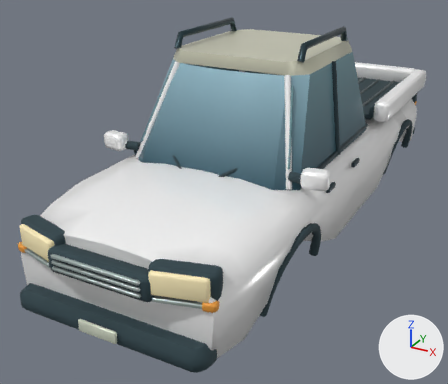
Renders of the glTF model assets/models/vehicles/mesa.glb from each side of a commit.
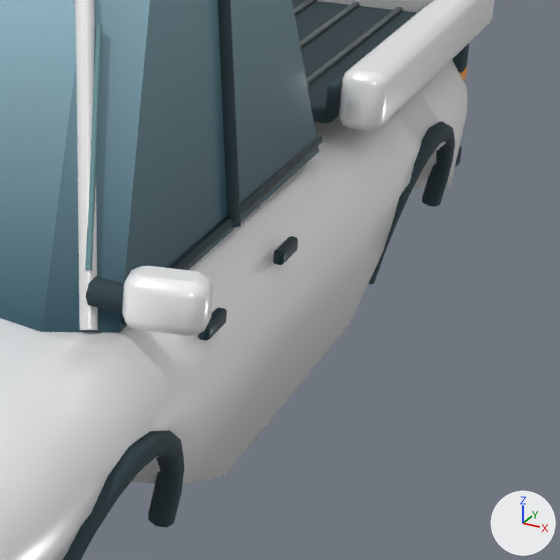
Each version is shown whole from a 50 mm camera at (2.2, -4.96, 2.73) aimed at (-0.27, -0.47, 0.49), then close up on the part from 58% to 100% of the width and 20% to 70% of the height. The lights are fixed; the arrows at lower right show +X, +Y and +Z. The last two pictures show the newer version. Vertices at exactly the same position are counted once.

The first close-up shows 'Chassis' and 1 more.
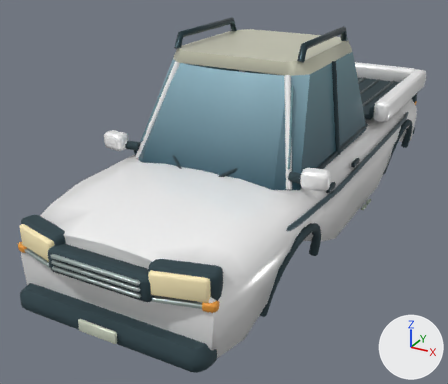
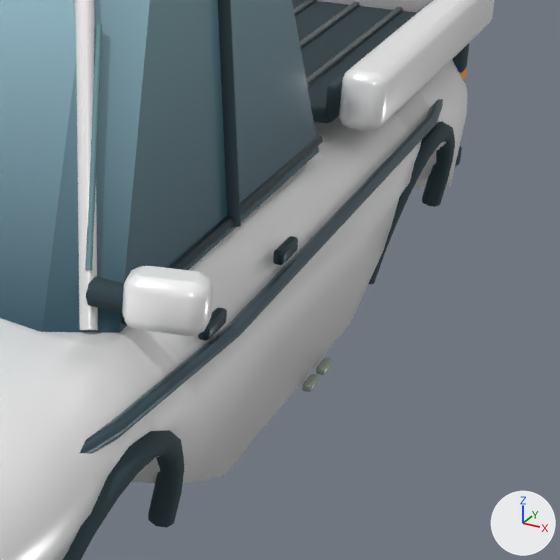
Where the change shows, as pixel boxes [x1, y1, x2, y2] in the close-ups (560 x 560 px):
part 1 of me_chassis, added: after [316, 357, 333, 375]
part 2 of me_chassis, added: after [302, 374, 319, 392]
part 3 of me_chassis, added: after [80, 99, 443, 454]
part 4 of me_chassis, edited (looks the same): [0, 0, 467, 505] in both

What changed in the scene script:
```text
Change me_chassis:
    used by ob_chassis; location = (0.0, 0.0, 0.0)
    remove me_chassis.from_pydata(...)  # 3673 vertices, 7102 faces; spans x -0.95..0.95, y -2.58..2.56, z 0.31..1.92
    add me_chassis.from_pydata(...)  # 4031 vertices, 7794 faces; spans x -0.95..0.95, y -2.58..2.56, z 0.31..1.92
    me_chassis part 1: the loose piece of 72 vertices spanning x 0.82..0.85, y -0.31..-0.17, z 0.88..0.92 is copied, and the copy is scaled about its middle by (0.96, 0.646, 0.555), then moved by (0.02, 0.48, -0.54); it spans x 0.84..0.87, y 0.19..0.29, z 0.35..0.37
    me_chassis part 2: the loose piece of 72 vertices spanning x 0.82..0.85, y -0.31..-0.17, z 0.88..0.92 is copied, and the copy is scaled about its middle by (0.96, 0.646, 0.555), then moved by (0.02, 0.34, -0.54); it spans x 0.84..0.87, y 0.05..0.15, z 0.35..0.37
    me_chassis part 3: a new loose piece of 35 vertices spanning x 0.69..0.88, y -2.07..2.04, z 0.78..0.89, in mat_metal
    me_chassis part 4: 1672 kept faces spanning x -0.95..0.94, y -2.58..2.55, z 0.33..1.8 get new vertex colours
    other edits to the shape of me_chassis do not show in these pictures
```
